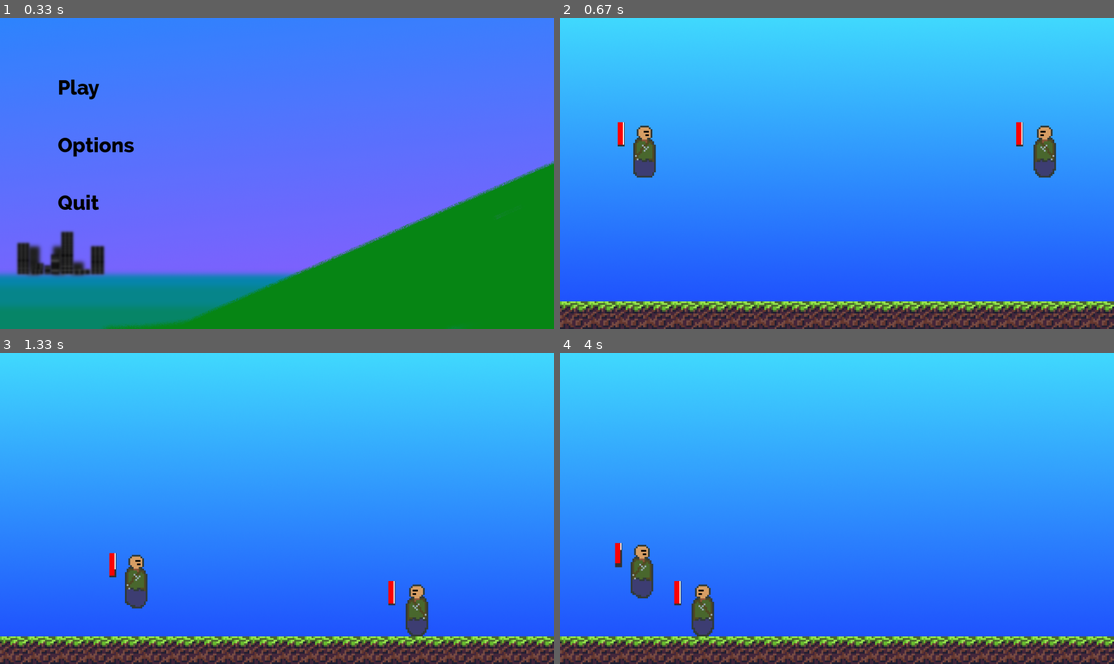
Above: before the commit, frames 1-4 (two rows, left to right).
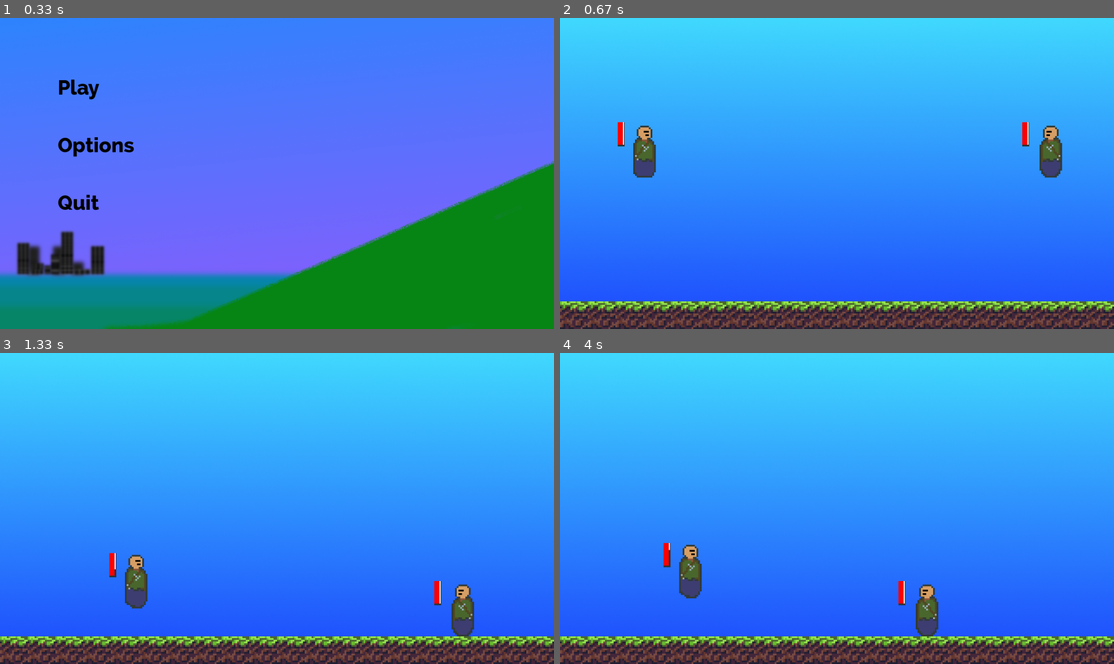
Above: after the commit, the same moments.

Repository: Acaippa/pygame-fighting-game
Game: pygame game, started from proj_files/main.py
Same seed, same stepped clock (60 frames per second), same inputs: the game is played once before the commit and once after it.
Inputs (mouse positions are in pixels of both pictures, inside the frame that each line leads up to):
- Up to frame 1 (0.33 s): no input
- Up to frame 2 (0.67 s): click (637, 86) at 0.38 s
- Up to frame 3 (1.33 s): hold D 0.67-1.13 s; move the mouse to (254, 524) at 0.7 s; hold D from 1.17 s (still down); tap Space at 1.23 s
- Up to frame 4 (4 s): tap Space at 1.53, 1.73, 2.03, 2.63, 2.93, 3.07, 3.37, 3.73 s; release D at 1.63 s; hold A 1.67-2.2 s; click (892, 576) at 2.28 s; hold A 2.57-2.97 s; hold D 3-3.63 s; hold A from 3.67 s (still down)

Frame 1 is identical in both runs. In frame 2, 0.8% of the frame differs, in the area x 82-91%, y 33-52%; in frame 3, 1.4%; in frame 4, 2.8%, in the area x 9-69%, y 61-92%.

Commit message:
Changed fighting habits of the players

Diff:
--- a/proj_files/player.py
+++ b/proj_files/player.py
@@ -71,7 +71,7 @@
 		self.shake = False
 		self.shakeCounter = 0
 		self.punchTick = 0
-		self.attackSpeed = 100 # The amount of milliseconds between a punch
+		self.attackSpeed = 300 # The amount of milliseconds between a punch
 		self.enemy = None
 		self.animationDelayIndex = 0
 
@@ -98,7 +98,7 @@
 		self.stamina -= self.staminaDecay
 
 	def attack_action(self):
-		if self.attacking and pygame.sprite.collide_mask(self, self.enemy):
+		if self.attacking and pygame.sprite.collide_mask(self, self.enemy) and self.shake != True:
 			self.enemy.hurt(self.force, self.pos[0])
 			self.attacking = False
 
@@ -300,6 +300,10 @@
 		self.counter = 0
 		self.entityList = entityList
 		self.distanceToPlayer = 0
+		self.attack_distance = 140
+
+	def nothing(self):
+		pass
 
 	def input(self):
 		# Get the player
@@ -315,10 +319,12 @@
 			self.distanceToPlayer = dist*-1
 
 		# Check how close the player is to the enemy
-		if self.distanceToPlayer < 115:
-			self.initiateAttack()
+		if self.distanceToPlayer < self.attack_distance:
+			random.choice([self.initiateAttack, self.nothing, self.nothing])()
 		else:
 			if self.pos[0] >= self.player.pos[0]:
-				self.walk_left()
+				random.choice([self.walk_left, self.nothing, self.nothing])()
 			else:
 				self.walk_right()
+
+		self.attack_distance = random.randint(120, 200)
